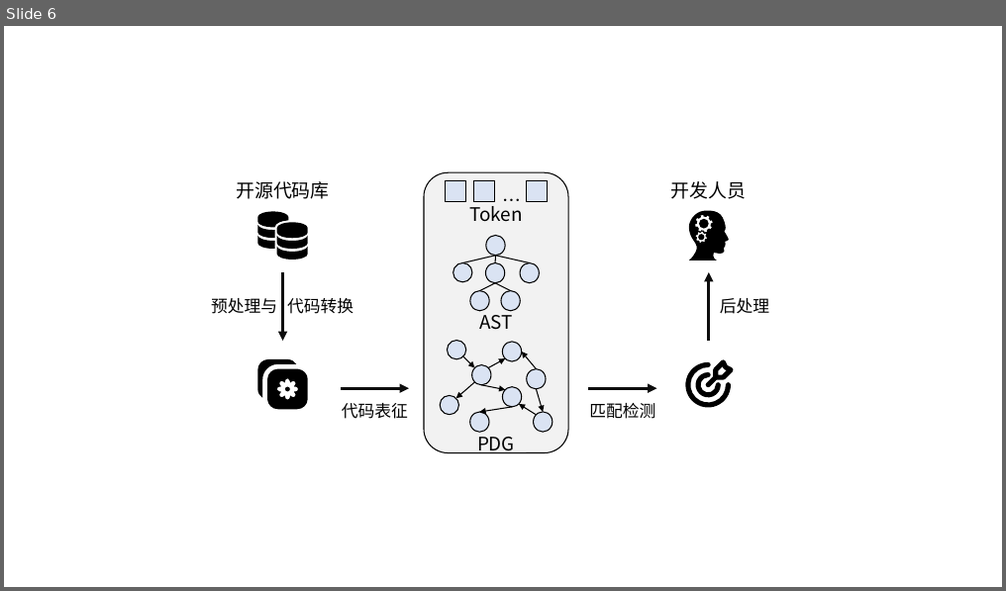
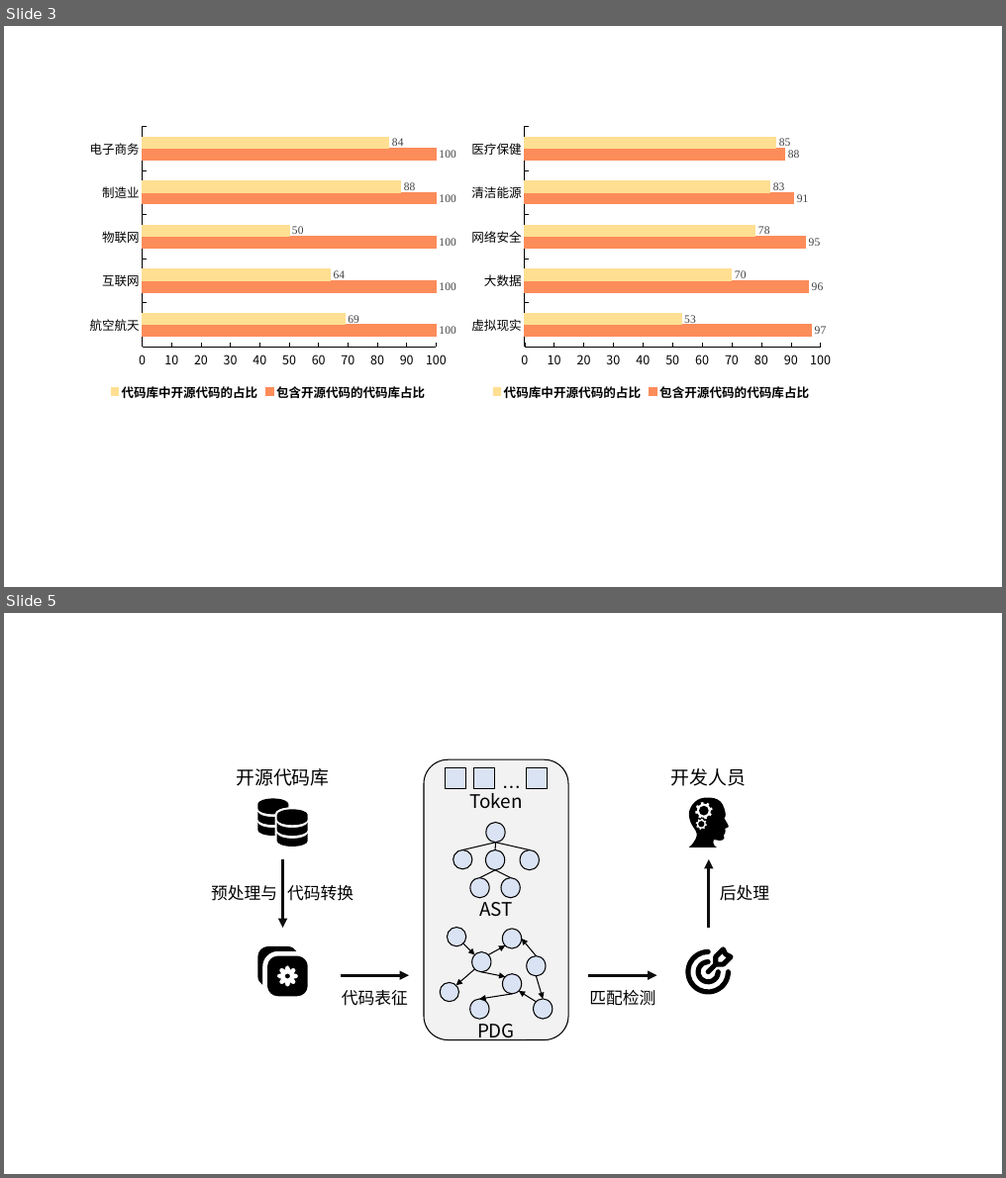
Before and after one commit to Wangdan-code/New_Graduation_Thesis, a slide deck: graduate-thesis/figures/ppt.pptx. Shown one above the other, each under a label of ours: slide 6 before the commit, slides 3 and 5 after it; the slides between them are not shown. The pictures are 1006x591 and 1006x1178 pixels, drawn with LibreOffice and Linux fonts; fonts in the diff are those of the drawing. Boxes give left, top, right and bottom in pixels: in the first picture for what was removed or moved away, otherwise in the second. Text is boxed around its words. In the diff, an @@ line names an element or a change of style, - is before the commit and + after.

```diff
--- a/graduate-thesis/figures/ppt.pptx
+++ b/graduate-thesis/figures/ppt.pptx
@@ slide 3 added at (4,26,1002,587), background #FFFFFF @@
@@ bar chart added at (82,121,456,405) @@
+categories: 航空航天, 互联网, 物联网, 制造业, 电子商务
+包含开源代码的代码库占比: 100, 100, 100, 100, 100
+代码库中开源代码的占比: 69, 64, 50, 88, 84
@@ bar chart added at (464,121,839,405) @@
+categories: 虚拟现实, 大数据, 网络安全, 清洁能源, 医疗保健
+包含开源代码的代码库占比: 97, 96, 95, 91, 88
+代码库中开源代码的占比: 53, 70, 78, 83, 85
@@ what was slide 6 is now slide 5 @@
```
Also in this commit, not shown: 6 slides changed, 2 slides removed, 15 other files.
